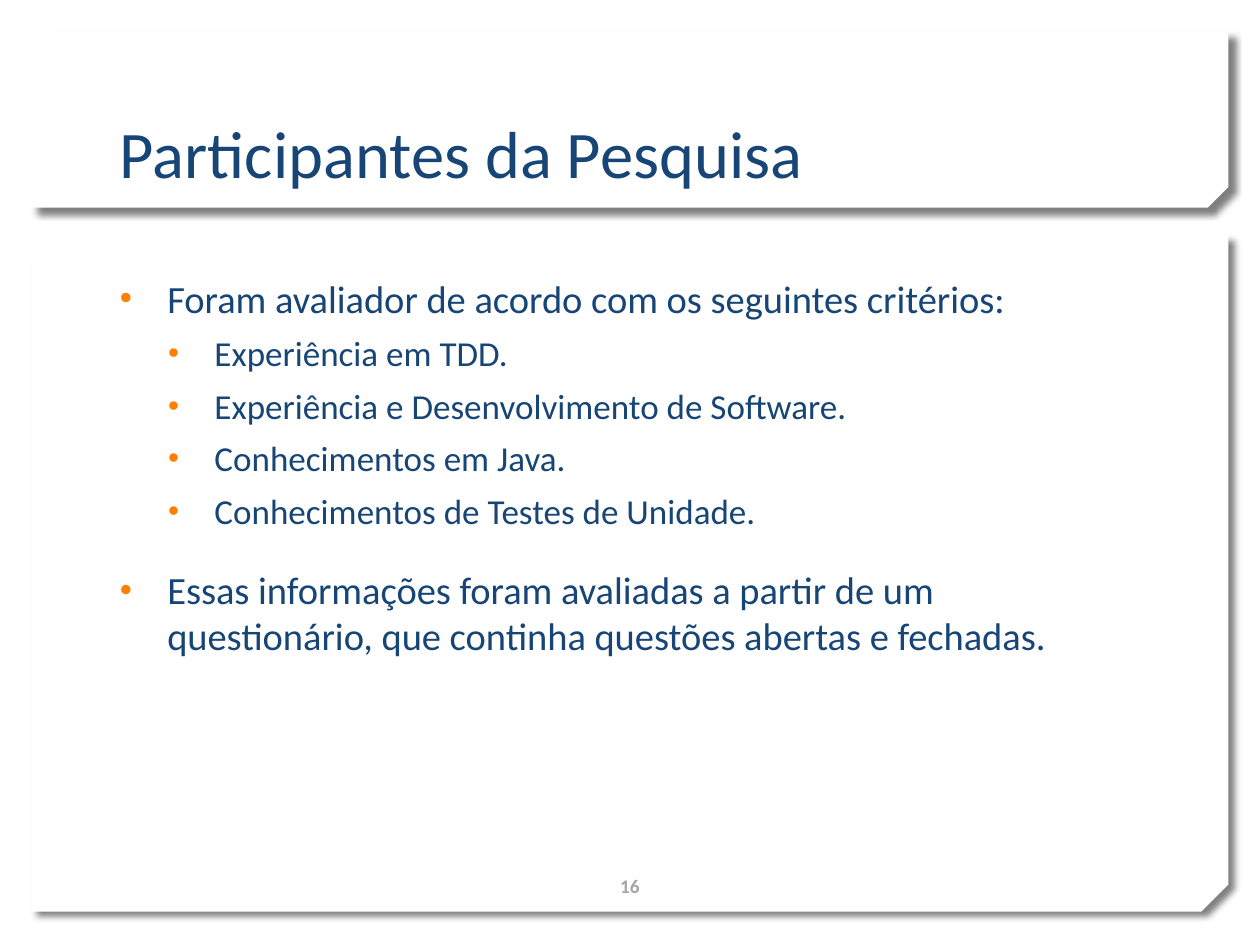
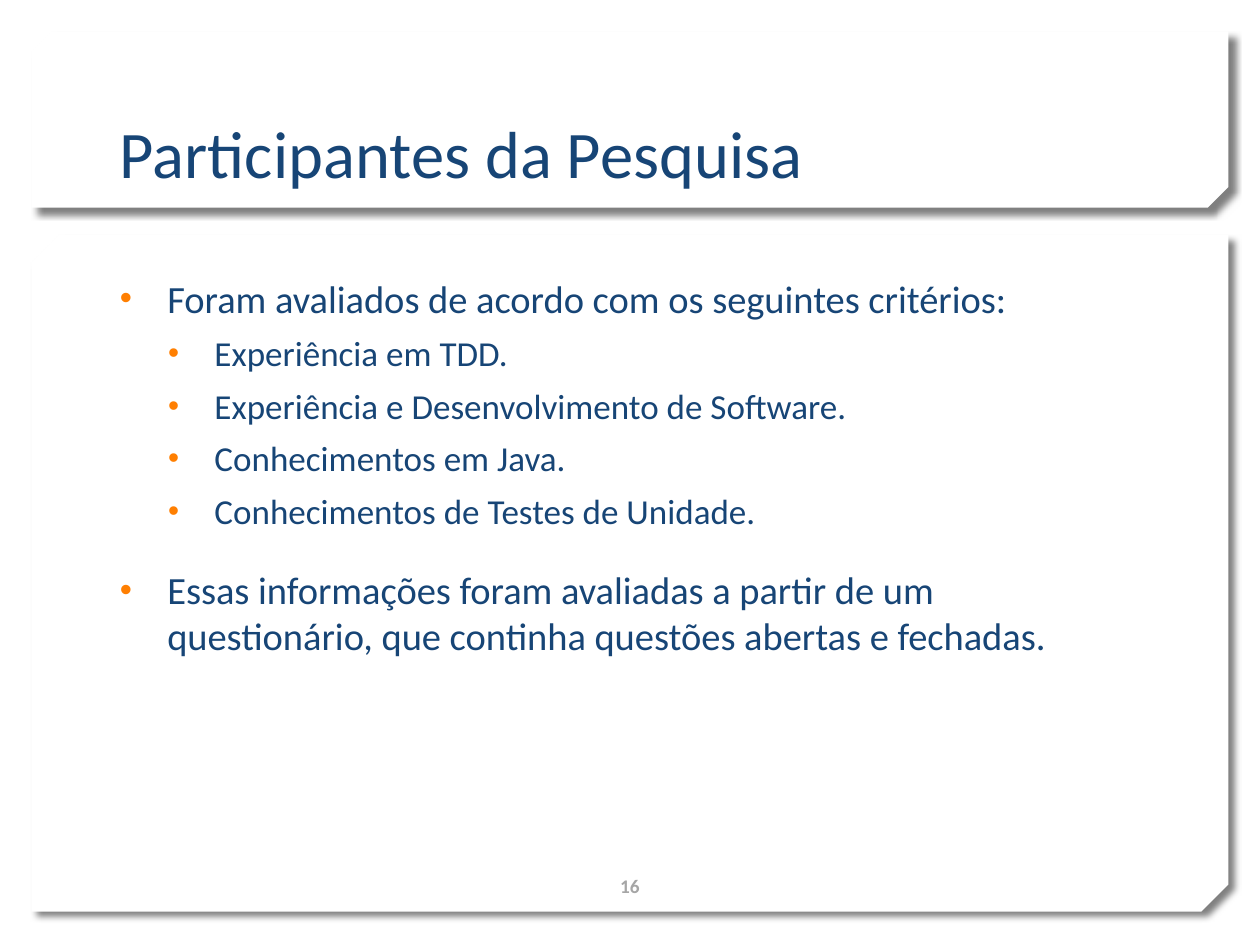
Before and after one commit to marcogerosa/mestrado, a slide deck: slide 16 of defesa.pptx. Drawn at 1260x945 pixels with LibreOffice and Linux fonts; fonts in the diff are those of the drawing; background and template pictures are left out. Boxes give left, top, right and bottom in pixels: in the first picture for what was removed or moved away, otherwise in the second. Text is boxed around its words. In the diff, an @@ line names an element or a change of style, - is before the commit and + after.

```diff
--- a/defesa.pptx
+++ b/defesa.pptx
@@ text at (x1=167, y1=286, x2=1006, y2=320): text changed @@
-• Foram avaliador de acordo com os seguintes critérios:
+• Foram avaliados de acordo com os seguintes critérios:
```
Also in this commit, not shown: 6 other slides changed, 1 other file.
